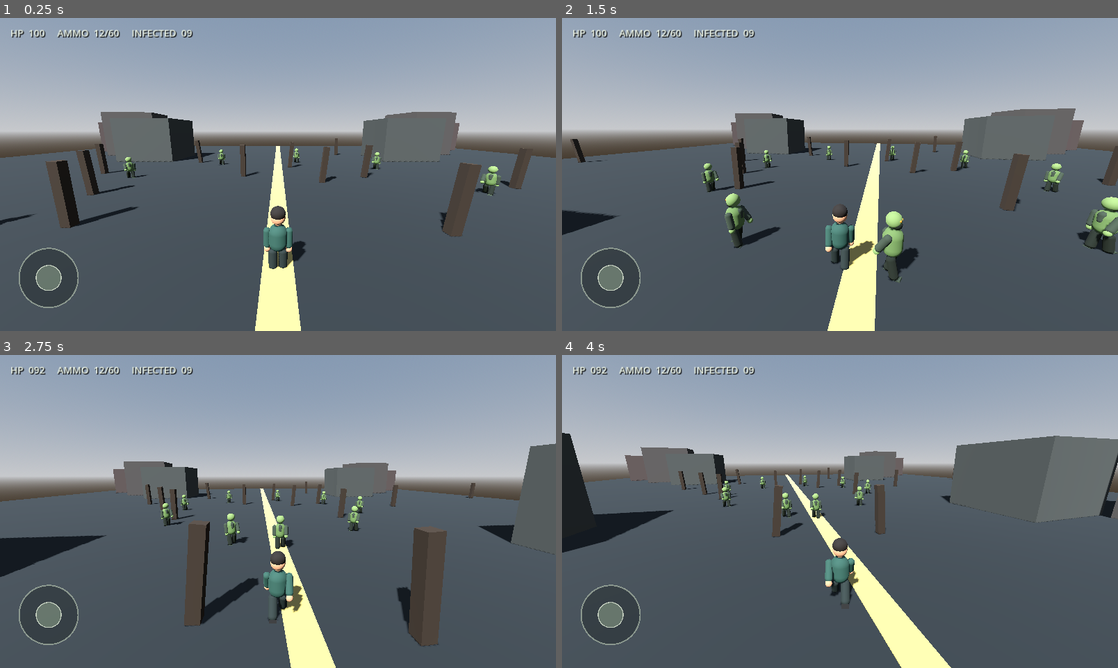
Above: before the commit, frames 1-4 (two rows, left to right).
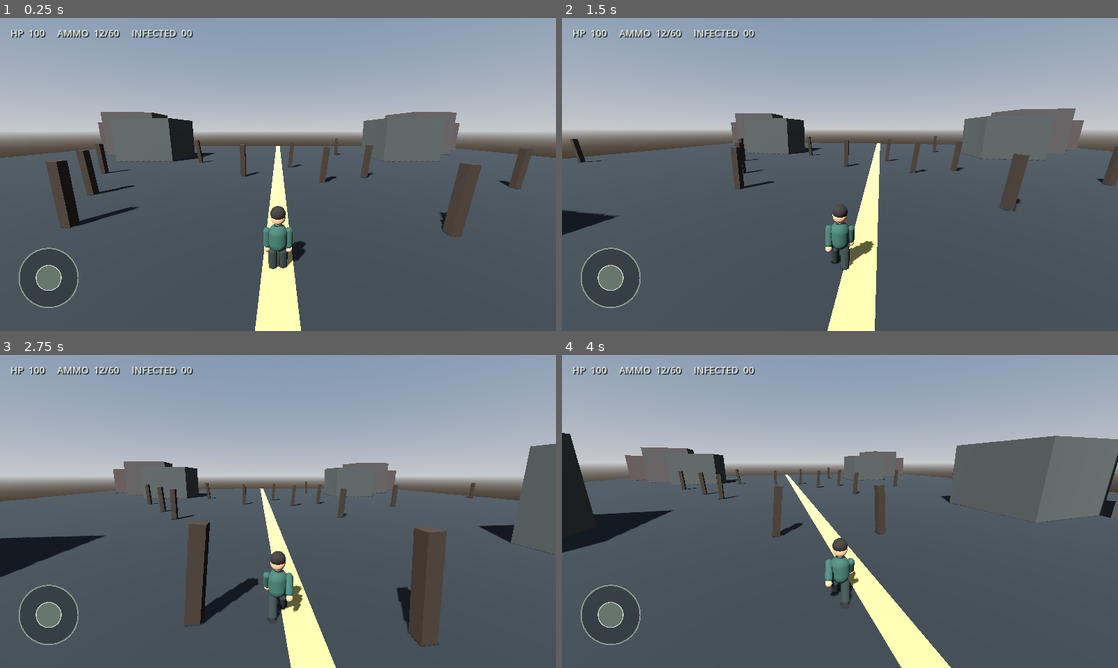
Above: after the commit, the same moments.

Repository: aljunatis40-alt/zombie-world-survivor
Game: Godot game, scene res://scenes/main.tscn
The game is run twice, just before and just after one commit, with the same random seed, the same clock (stepped at 60 frames per second) and the same inputs.
Inputs (mouse positions are in pixels of both pictures, inside the frame that each line leads up to):
- Up to frame 1 (0.25 s): no input
- Up to frame 2 (1.5 s): move the mouse to (867, 174) at 0.52 s; hold W (move_forward) from 0.53 s (still down); click (867, 174) at 0.6 s; move the mouse to (812, 174) at 1.27 s; click (812, 174) at 1.35 s
- Up to frame 3 (2.75 s): keep holding W (move_forward); move the mouse to (289, 505) at 2.02 s; hold Shift (sprint) from 2.03 s (still down); click (289, 505) at 2.3 s
- Up to frame 4 (4 s): keep holding W (move_forward); move the mouse to (834, 517) at 2.77 s; release Shift (sprint) at 2.78 s; click (834, 517) at 2.85 s; move the mouse to (878, 514) at 3.52 s; click (878, 514) at 3.6 s

The runs differ from the first frame. In frame 1, 0.5% of the frame differs, in the area x 0-91%, y 4-67%; in frame 2, 2.7%, in the area x 25-100%, y 4-85%; in frame 3, 0.8%; in frame 4, 0.5%.
Error after the commit: Invalid access to property or key 'footstep' on a base object of type 'CharacterBody3D (player.gd)'. (res://scripts/game.gd:33)

Commit message:
Add synthesized offline gameplay sound effects

Diff:
--- a/scripts/game.gd
+++ b/scripts/game.gd
@@ -11,8 +11,10 @@
 var magazine_ammo := 12
 var reserve_ammo := 60
 var is_reloading := false
+var sound_players: Dictionary = {}
 
 func _ready() -> void:
+	_build_audio()
 	_build_environment()
 	player = CharacterBody3D.new()
 	player.set_script(PlayerScript)
@@ -28,6 +30,9 @@
 	hud.reload_requested.connect(_on_reload_requested)
 	hud.jump_requested.connect(_on_jump_requested)
 	hud.sprint_changed.connect(_on_sprint_changed)
+	player.footstep.connect(func(): _play_sound("footstep"))
+	player.jumped.connect(func(): _play_sound("jump"))
+	player.landed.connect(func(): _play_sound("land"))
 	for i in range(9):
 		var zombie := CharacterBody3D.new()
 		zombie.set_script(ZombieScript)
@@ -37,9 +42,12 @@
 		zombie.position = Vector3(cos(angle) * 15.0, 1.0, sin(angle) * 15.0)
 		zombie.set("target", player)
 		zombie.died.connect(_on_zombie_died)
+		zombie.attacked.connect(func(): _play_sound("zombie"))
+		zombie.hit_received.connect(func(): _play_sound("hit"))
 		zombies.append(zombie)
 
 func _on_zombie_died(zombie: Node3D) -> void:
+	_play_sound("zombie_down")
 	zombies.erase(zombie)
 
 func _process(_delta: float) -> void:
@@ -58,6 +66,7 @@
 	if is_reloading or magazine_ammo >= 12 or reserve_ammo <= 0:
 		return
 	is_reloading = true
+	_play_sound("reload")
 	await get_tree().create_timer(1.25).timeout
 	if not is_inside_tree():
 		return
@@ -71,6 +80,7 @@
 	if is_reloading or not is_instance_valid(player) or magazine_ammo <= 0:
 		return
 	magazine_ammo -= 1
+	_play_sound("fire")
 	var camera: Camera3D = player.get("camera")
 	if not is_instance_valid(camera):
 		return
@@ -81,6 +91,56 @@
 	var hit := get_world_3d().direct_space_state.intersect_ray(query)
 	if hit and hit.collider and hit.collider.is_in_group("zombies"):
 		hit.collider.call("take_damage", 50)
+
+
+func _build_audio() -> void:
+	var definitions := {
+		"footstep": [92.0, 0.10, 0.34, 0.30],
+		"jump": [210.0, 0.16, 0.28, 0.08],
+		"land": [68.0, 0.13, 0.42, 0.48],
+		"fire": [125.0, 0.11, 0.52, 0.72],
+		"reload": [740.0, 0.20, 0.30, 0.64],
+		"zombie": [78.0, 0.34, 0.34, 0.38],
+		"hit": [155.0, 0.09, 0.30, 0.58],
+		"zombie_down": [58.0, 0.24, 0.26, 0.30]
+	}
+	for sound_name in definitions:
+		var values: Array = definitions[sound_name]
+		var player_audio := AudioStreamPlayer.new()
+		player_audio.name = "SFX_" + sound_name
+		player_audio.volume_db = -5.0
+		player_audio.stream = _make_sfx(values[0], values[1], values[2], values[3])
+		add_child(player_audio)
+		sound_players[sound_name] = player_audio
+
+func _make_sfx(frequency: float, duration: float, volume: float, noise_mix: float) -> AudioStreamWAV:
+	var sample_rate := 22050
+	var sample_count := int(sample_rate * duration)
+	var samples := PackedByteArray()
+	samples.resize(sample_count)
+	for i in range(sample_count):
+		var t := float(i) / float(sample_rate)
+		var progress := float(i) / float(sample_count)
+		var envelope := minf(1.0, progress * 18.0) * pow(1.0 - progress, 1.65)
+		var tone := sin(TAU * frequency * t) * (1.0 - noise_mix)
+		var noise := sin(float(i) * 12.9898) * 43758.5453
+		noise = (fposmod(noise, 1.0) * 2.0 - 1.0) * noise_mix
+		if frequency < 100.0:
+			tone *= 0.72 + 0.28 * sin(TAU * 7.0 * t)
+		var sample := clampf((tone + noise) * envelope * volume, -1.0, 1.0)
+		samples[i] = clampi(roundi(sample * 127.0 + 128.0), 0, 255)
+	var stream := AudioStreamWAV.new()
+	stream.format = AudioStreamWAV.FORMAT_8_BITS
+	stream.mix_rate = sample_rate
+	stream.stereo = false
+	stream.data = samples
+	return stream
+
+func _play_sound(sound_name: String) -> void:
+	var audio: AudioStreamPlayer = sound_players.get(sound_name)
+	if is_instance_valid(audio):
+		audio.stop()
+		audio.play()
 
 func _build_environment() -> void:
 	var env := WorldEnvironment.new()
